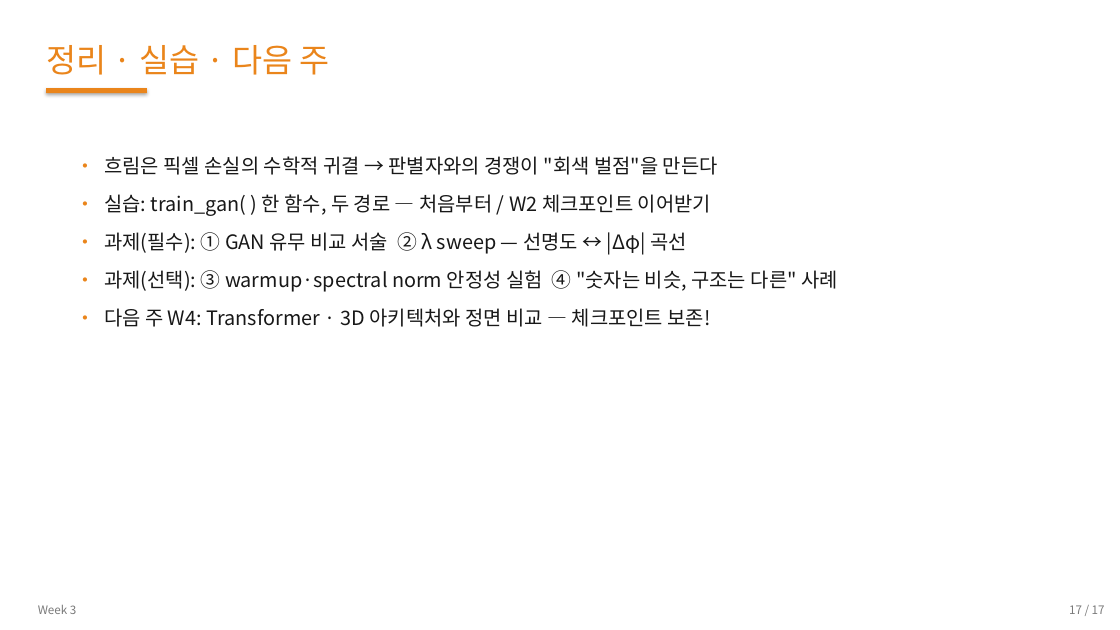
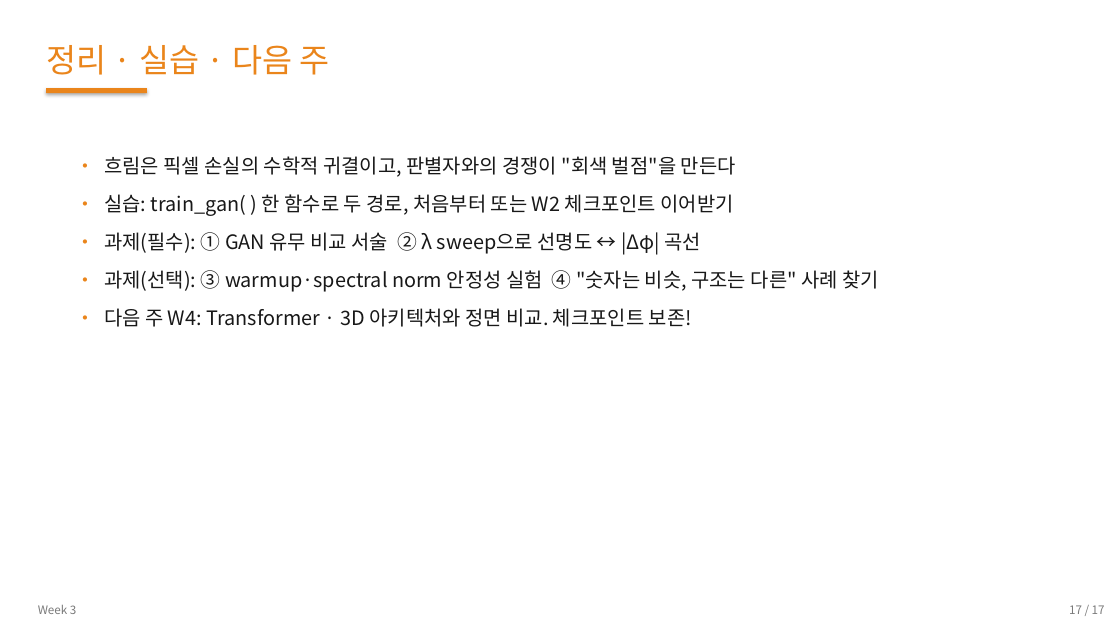
Before and after one commit to 01willy/Digital_rock_DL_Education, a slide deck: slide 17 of web/downloads/shared/w3/W3.pptx. Drawn at 1120x630 pixels with LibreOffice and Linux fonts; fonts in the diff are those of the drawing. Boxes give left, top, right and bottom in pixels: in the first picture for what was removed or moved away, otherwise in the second. Text is boxed around its words. In the diff, an @@ line names an element or a change of style, - is before the commit and + after.

```diff
--- a/web/downloads/shared/w3/W3.pptx
+++ b/web/downloads/shared/w3/W3.pptx
@@ text at (x1=104, y1=156, x2=879, y2=327): text changed @@
-• 흐림은 픽셀 손실의 수학적 귀결 → 판별자와의 경쟁이 "회색 벌점"을 만든다
-• 실습: train_gan( ) 한 함수, 두 경로 — 처음부터 / W2 체크포인트 이어받기
-• 과제(필수): ① GAN 유무 비교 서술 ② λ sweep — 선명도 ↔ |Δφ| 곡선
-• 과제(선택): ③ warmup·spectral norm 안정성 실험 ④ "숫자는 비슷, 구조는 다른" 사례
-• 다음 주 W4: Transformer · 3D 아키텍처와 정면 비교 — 체크포인트 보존!
+• 흐림은 픽셀 손실의 수학적 귀결이고, 판별자와의 경쟁이 "회색 벌점"을 만든다
+• 실습: train_gan( ) 한 함수로 두 경로, 처음부터 또는 W2 체크포인트 이어받기
+• 과제(필수): ① GAN 유무 비교 서술 ② λ sweep으로 선명도 ↔ |Δφ| 곡선
+• 과제(선택): ③ warmup·spectral norm 안정성 실험 ④ "숫자는 비슷, 구조는 다른" 사례 찾기
+• 다음 주 W4: Transformer · 3D 아키텍처와 정면 비교. 체크포인트 보존!
```
Also in this commit, not shown: 14 other slides changed, 25 other files.
